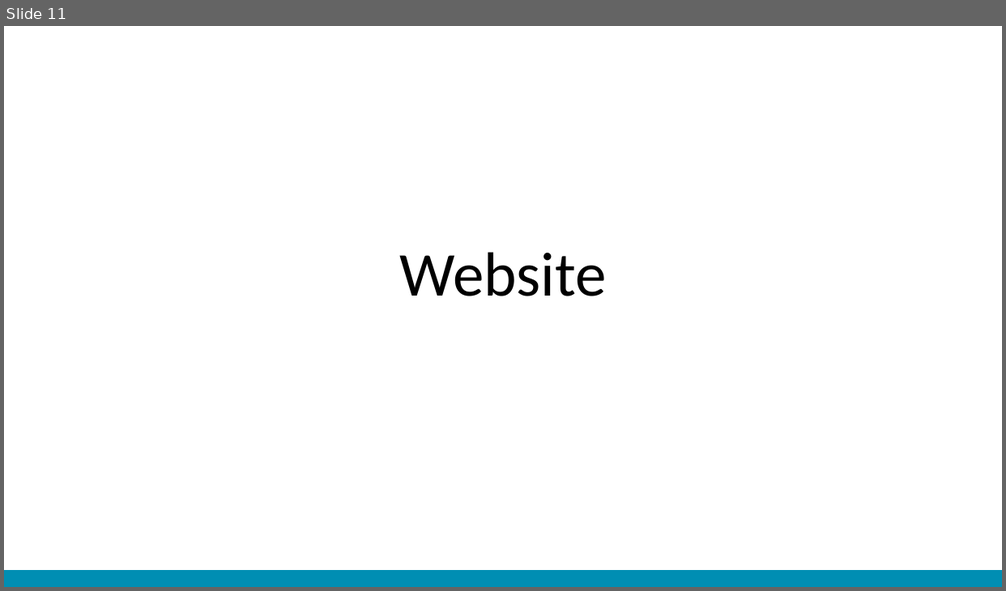
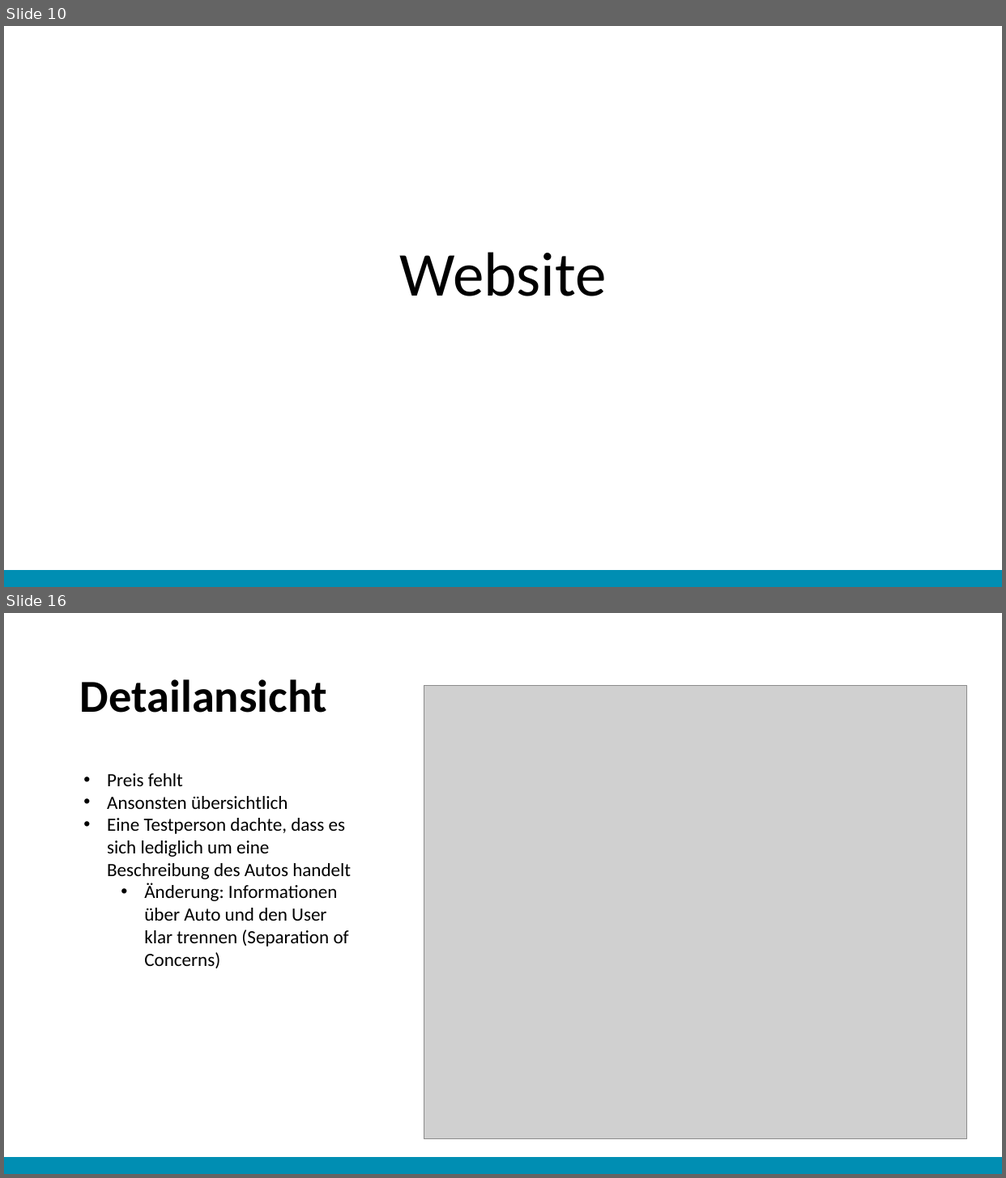
Before and after one commit to christopherchristensen/summaries, a slide deck: usab/Abschlusspräsentation.pptx. Shown one above the other, each under a label of ours: slide 11 before the commit, slides 10 and 16 after it; the slides between them are not shown. The pictures are 1006x591 and 1006x1178 pixels, drawn with LibreOffice and Linux fonts; fonts in the diff are those of the drawing; grey boxes stand for pictures. Boxes give left, top, right and bottom in pixels: in the first picture for what was removed or moved away, otherwise in the second. Text is boxed around its words. In the diff, an @@ line names an element or a change of style, - is before the commit and + after.

```diff
--- a/usab/Abschlusspräsentation.pptx
+++ b/usab/Abschlusspräsentation.pptx
@@ slide 16 added at <box>4,613,1002,1174</box>, background #FFFFFF @@
@@ title added at <box>80,679,328,713</box>, 44 pt, text #000000, bold @@
+Detailansicht
@@ picture added at <box>424,686,967,1140</box> @@
@@ text added at <box>107,773,351,969</box>, 18 pt, text #000000 @@
+• Preis fehlt
+• Ansonsten übersichtlich
+• Eine Testperson dachte, dass es sich lediglich um eine Beschreibung des Autos handelt
+  • Änderung: Informationen über Auto und den User klar trennen (Separation of Concerns)
@@ rectangle added at <box>4,1158,1002,1174</box>, fill #008EB3 @@
@@ what was slide 11 is now slide 10 @@
```
Also in this commit, not shown: 3 slides changed, 7 other slides added, 6 slides removed, 1 other file.
